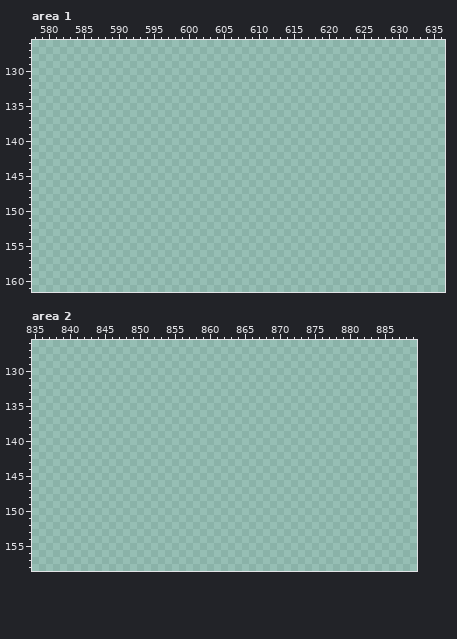
Two versions of one pixel-art file, electricoon/Graphics/tiles.aseprite. The first picture shows the starting point.
1024x768 pixels, 1 frame. Colours within 5 levels of each other are drawn and written as one. Shown: area 1: x 578..636, y 126..161; area 2: x 835..889, y 126..158. The commit also changed other parts of the picture, which this record leaves out.
Now the later version:
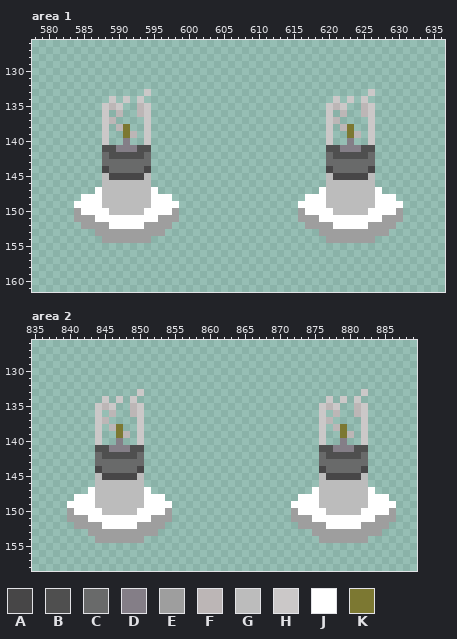
Palette (. is transparent): A #474647  B #4f4f4f  C #696a6a  D #847e87  E #9e9e9e  F #bcb6b6  G #bcbcbc  H #cbc8c8  J #ffffff  K #7c7832
From old to new:
Area 1, layer "Layer 2":
y 133: x 594 . -> H; x 626 . -> H
y 134: x 589 . -> H; x 591 . -> H; x 593 . -> H; x 621 . -> H; x 623 . -> H; x 625 . -> H
y 135: x 588..590 ... -> HFH; x 593..594 .. -> FH; x 620..622 ... -> HFH; x 625..626 .. -> FH
y 136: x 588 . -> H; x 590 . -> F; x 593..594 .. -> FH; x 620 . -> H; x 622 . -> F; x 625..626 .. -> FH
y 137: x 588..589 .. -> HF; x 594 . -> H; x 620..621 .. -> HF; x 626 . -> H
y 138: x 588 . -> H; x 590..591 .. -> FK; x 594 . -> H; x 620 . -> H; x 622..623 .. -> FK; x 626 . -> H
y 139: x 588 . -> H; x 591..592 .. -> KF; x 594 . -> H; x 620 . -> H; x 623..624 .. -> KF; x 626 . -> H
y 140: x 588 . -> H; x 591 . -> D; x 594 . -> H; x 620 . -> H; x 623 . -> D; x 626 . -> H
y 141: x 588..594 ....... -> BBDDDBB; x 620..626 ....... -> BBDDDBB
y 142: x 588..594 ....... -> CBBBBBC; x 620..626 ....... -> CBBBBBC
y 143: x 588..594 ....... -> CCCCCCC; x 620..626 ....... -> CCCCCCC
y 144: x 588..594 ....... -> ACCCCCA; x 620..626 ....... -> ACCCCCA
y 145: x 588..594 ....... -> GAAAAAG; x 620..626 ....... -> GAAAAAG
y 146: x 588..594 ....... -> GGGGGGG; x 620..626 ....... -> GGGGGGG
y 147: x 587..595 ......... -> JGGGGGGGJ; x 619..627 ......... -> JGGGGGGGJ
y 148: x 585..597 ............. -> JJJGGGGGGGJJJ; x 617..629 ............. -> JJJGGGGGGGJJJ
y 149: x 584..598 ............... -> JJJJGGGGGGGJJJJ; x 616..630 ............... -> JJJJGGGGGGGJJJJ
y 150: x 584..598 ............... -> EJJJJGGGGGJJJJE; x 616..630 ............... -> EJJJJGGGGGJJJJE
y 151: x 584..598 ............... -> EEEJJJJJJJJJEEE; x 616..630 ............... -> EEEJJJJJJJJJEEE
y 152: x 585..597 ............. -> EEEEJJJJJEEEE; x 617..629 ............. -> EEEEJJJJJEEEE
y 153: x 587..596 .......... -> EEEEEEEEEE; x 619..628 .......... -> EEEEEEEEEE
y 154: x 588..594 ....... -> EEEEEEE; x 620..626 ....... -> EEEEEEE
Area 2, layer "Layer 2":
y 133: x 850 . -> H; x 882 . -> H
y 134: x 845 . -> H; x 847 . -> H; x 849 . -> H; x 877 . -> H; x 879 . -> H; x 881 . -> H
y 135: x 844..846 ... -> HFH; x 849..850 .. -> FH; x 876..878 ... -> HFH; x 881..882 .. -> FH
y 136: x 844 . -> H; x 846 . -> F; x 849..850 .. -> FH; x 876 . -> H; x 878 . -> F; x 881..882 .. -> FH
y 137: x 844..845 .. -> HF; x 850 . -> H; x 876..877 .. -> HF; x 882 . -> H
y 138: x 844 . -> H; x 846..847 .. -> FK; x 850 . -> H; x 876 . -> H; x 878..879 .. -> FK; x 882 . -> H
y 139: x 844 . -> H; x 847..848 .. -> KF; x 850 . -> H; x 876 . -> H; x 879..880 .. -> KF; x 882 . -> H
y 140: x 844 . -> H; x 847 . -> D; x 850 . -> H; x 876 . -> H; x 879 . -> D; x 882 . -> H
y 141: x 844..850 ....... -> BBDDDBB; x 876..882 ....... -> BBDDDBB
y 142: x 844..850 ....... -> CBBBBBC; x 876..882 ....... -> CBBBBBC
y 143: x 844..850 ....... -> CCCCCCC; x 876..882 ....... -> CCCCCCC
y 144: x 844..850 ....... -> ACCCCCA; x 876..882 ....... -> ACCCCCA
y 145: x 844..850 ....... -> GAAAAAG; x 876..882 ....... -> GAAAAAG
y 146: x 844..850 ....... -> GGGGGGG; x 876..882 ....... -> GGGGGGG
y 147: x 843..851 ......... -> JGGGGGGGJ; x 875..883 ......... -> JGGGGGGGJ
y 148: x 841..853 ............. -> JJJGGGGGGGJJJ; x 873..885 ............. -> JJJGGGGGGGJJJ
y 149: x 840..854 ............... -> JJJJGGGGGGGJJJJ; x 872..886 ............... -> JJJJGGGGGGGJJJJ
y 150: x 840..854 ............... -> EJJJJGGGGGJJJJE; x 872..886 ............... -> EJJJJGGGGGJJJJE
y 151: x 840..854 ............... -> EEEJJJJJJJJJEEE; x 872..886 ............... -> EEEJJJJJJJJJEEE
y 152: x 841..853 ............. -> EEEEJJJJJEEEE; x 873..885 ............. -> EEEEJJJJJEEEE
y 153: x 843..852 .......... -> EEEEEEEEEE; x 875..884 .......... -> EEEEEEEEEE
y 154: x 844..850 ....... -> EEEEEEE; x 876..882 ....... -> EEEEEEE
Pixel boxes of the changes (left, top, right, bottom) in both pictures:
added: (74, 89, 179, 243)
added: (298, 89, 403, 243)
added: (67, 389, 172, 543)
added: (291, 389, 396, 543)
